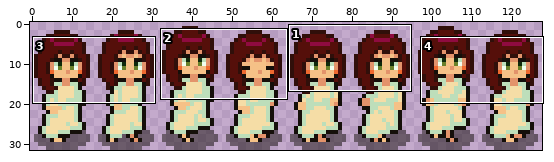
Sprite sheet -- Assets/Art/Sprites/People/Kay/player_nightgown_down_right.png. The picture above shows the old version from afar; the outline marks the close-up.
Close-up. Earlier state:
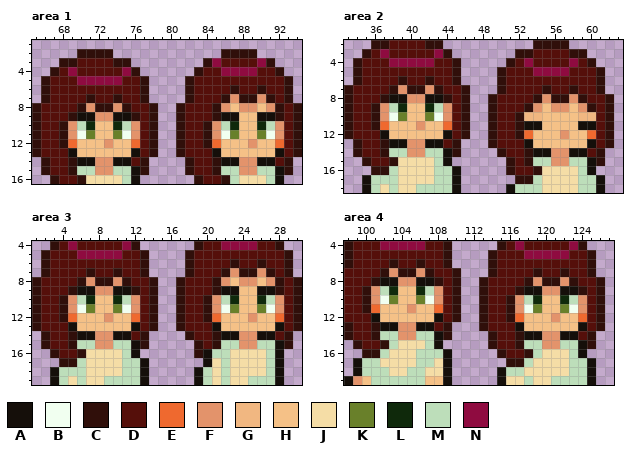
The file is 128x32 pixels. Colours within 5 levels of each other are drawn and written as one. Shown: area 1: x 65..94, y 1..16; area 2: x 33..63, y 2..18; area 3: x 1..30, y 4..19; area 4: x 98..127, y 4..19.
Palette (. is transparent): A #150f0a  B #f1fff0  C #300f0a  D #550f0a  E #ef692f  F #e3936b  G #f1b781  H #f5c187  J #f5dda6  K #69802a  L #0f290b  M #bddeba  N #8f0b40
Pixels before, area 1, first column x 65:
 2 .....CCCC............CCCC.....
 3 ...CCDDDDCC........CNDDDDNC...
 4 ..CDNDDDDDNC......CDDNNNNDDC..
 5 .CDDDNNNNNDDC....CDDDDDDDDDDC.
 6 .CDDDDDDDDDDC....CDDDDCDDCDDC.
 7 .CDDDDCDDCDDC....CDDDCFCCFCDC.
 8 CDDDDCFCCFCDDC..CDDDCFHFFHFCDC
 9 CDDDCAAFFAACDC..CDDDCAAHHAACDC
10 CDDCFMLHHLMFDC..CDDCFMLHHLMFDC
11 CDDCFBKHHKBFDC..CDDCFBKHHKBFDC
12 CDDCEHHHFHHEDC..CDDCEHHHFHHEDC
13 CDDDAHHHHHHADC..CDDDAHHHHHHADC
14 .CDDCAAFFAADC....CDDCAAFFAADC.
15 .CDDCMMFFMMAC....CDDCMMFFMMAC.
16 ..CDDCJJJJMA......CDDCMJJJMA..
Pixels before, area 2, first column x 33:
 2 ...CCDDDDCC..........CCCC.....
 3 ..CDNDDDDDNC.......CCDDDDCC...
 4 .CDDDNNNNNDDC.....CDNDDDDNDC..
 5 .CDDDDDDDDDDC....CDDDNNNNDDDC.
 6 .CDDDDCDDCDDC....CDDDDDDDDDDC.
 7 CDDDDCFCCFCDDC...CDDDDCDDCDDC.
 8 CDDDCAAFFAACDC..CDDDDCFCCFCDDC
 9 CDDCFMLHHLMFDC..CDDDCFHFFHFCDC
10 CDDCFBKHHKBFDC..CDDCGGHHHHGGDC
11 CDDCEHHHFHHEDC..CDDCAAHHHHAADC
12 CDDDAHHHHHHADC..CDDCEHHHFHHEDC
13 .CDDCAAFFAADC...CDDDAHHHHHHADC
14 .CDDCMMFFMMAC....CDDCAAFFAADC.
15 ..CDDCJJJJMA......CDCMMFFMMAC.
16 ...CCMJJJJMMA.....CDDCJJJJMA..
17 ..AMMMJJJJMMA......CCMJJJJMMA.
18 ..AMJMJJMMMMA.....AMMMJJJJMMA.
Pixels before, area 3, first column x 1:
 4 ..CDNDDDDDNC......CDDNNNNDDC..
 5 .CDDDNNNNNDDC....CDDDDDDDDDDC.
 6 .CDDDDDDDDDDC....CDDDDCDDCDDC.
 7 .CDDDDCDDCDDC....CDDDCFCCFCDC.
 8 CDDDDCFCCFCDDC..CDDDCFHFFHFCDC
 9 CDDDCAAFFAACDC..CDDDCAAHHAACDC
10 CDDCFMLHHLMFDC..CDDCFMLHHLMFDC
11 CDDCFBKHHKBFDC..CDDCFBKHHKBFDC
12 CDDCEHHHFHHEDC..CDDCEHHHFHHEDC
13 CDDDAHHHHHHADC..CDDDAHHHHHHADC
14 .CDDCAAFFAADC....CDDCAAFFAADC.
15 .CDDCMMFFMMAC.....CDCMMFFMMAC.
16 ..CDDCJJJJMA......CAMMJJJJMA..
17 ...CCMJJJJMMA......AJMJJJJMA..
18 ..AMMMJJJJMMA.....AMJMJJJJMA..
19 ..AMJMJJMMMMA.....AMJMJJMMMA..
Pixels before, area 4, first column x 98:
 4 CDDDNNNNNDDC.....CDNDDDDDNC..
 5 CDDDDDDDDDDC....CDDDNNNNNDDC.
 6 CDDDDCDDCDDC....CDDDDDDDDDDC.
 7 DDDDCFCCFCDDC...CDDDDCDDCDDC.
 8 DDDCAAFFAACDC..CDDDDCFCCFCDDC
 9 DDCFMLHHLMFDC..CDDDCAAFFAACDC
10 DDCFBKHHKBFDC..CDDCFMLHHLMFDC
11 DDCEHHHFHHEDC..CDDCFBKHHKBFDC
12 DDDAHHHHHHADC..CDDCEHHHFHHEDC
13 CDDCAAFFAADC...CDDDAHHHHHHADC
14 CDDCMMFFMMAC....CDDCAAFFAADC.
15 .CDDCMJJJMA.....CDDCMMFFMMAC.
16 ..CCMJJJMMMA.....CDDCMJJJMA..
17 .AMMJJJJMMJA......CCMJJJJMMA.
18 .AMMMJJMMJJA.....AMMJJJJJMMA.
19 AFHMMMMMMHHA.....AJJMJJMMMMA.
After the commit:
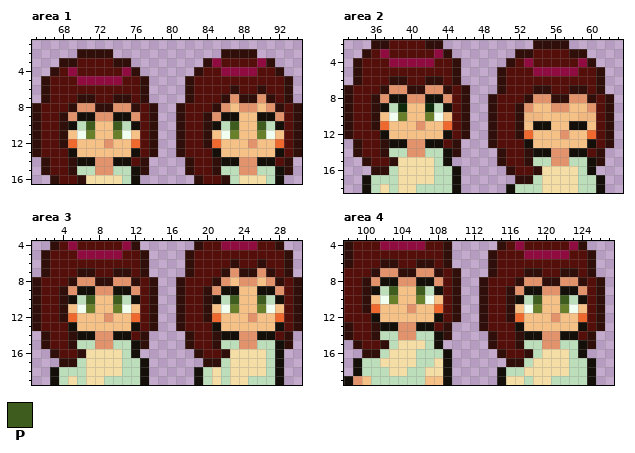
Colours new in this view: P #3d5c1e
Diff:
Area 1:
y 7: x 70 D -> C; x 75 D -> C
y 8: x 69..70 DC -> CF; x 75..76 CD -> FC
y 9: x 68..69 DC -> CF; x 76 C -> F; x 84..85 DC -> CF; x 92 C -> F
y 10: x 69 F -> A; x 71 L -> P; x 74 L -> P; x 76 F -> A; x 85 F -> A; x 87 L -> P; x 90 L -> P; x 92 F -> A
y 11: x 69 F -> H; x 76 F -> H; x 85 F -> H; x 92 F -> H
Area 2:
y 4: x 58..59 ND -> DN
y 5: x 58 D -> N
y 6: x 38 D -> C; x 43 D -> C
y 7: x 37..38 DC -> CF; x 43..44 CD -> FC; x 54 D -> C; x 59 D -> C
y 8: x 36..37 DC -> CF; x 44 C -> F; x 53..54 DC -> CF; x 59..60 CD -> FC
y 9: x 37 F -> A; x 44 F -> A; x 52..54 DCF -> CFH; x 59..60 FC -> HF
y 10: x 37 F -> H; x 44 F -> H
y 11: x 53 A -> H; x 55 H -> A; x 58 H -> A; x 60 A -> H
y 15: x 50..51 .C -> CD
Area 3:
y 7: x 6 D -> C; x 11 D -> C
y 8: x 5..6 DC -> CF; x 11..12 CD -> FC
y 9: x 4..5 DC -> CF; x 12 C -> F; x 20..21 DC -> CF; x 28 C -> F
y 10: x 5 F -> A; x 7 L -> P; x 10 L -> P; x 12 F -> A; x 21 F -> A; x 23 L -> P; x 26 L -> P; x 28 F -> A
y 11: x 5 F -> H; x 12 F -> H; x 21 F -> H; x 28 F -> H
y 15: x 18..19 .C -> CD
y 16: x 20..22 AMM -> DDC
y 17: x 20..21 AJ -> CC
Area 4:
y 6: x 102 D -> C; x 107 D -> C
y 7: x 101..102 DC -> CF; x 107..108 CD -> FC; x 118 D -> C; x 123 D -> C
y 8: x 100..101 DC -> CF; x 108 C -> F; x 117..118 DC -> CF; x 123..124 CD -> FC
y 9: x 101 F -> A; x 103 L -> P; x 106 L -> P; x 108 F -> A; x 116..117 DC -> CF; x 124 C -> F
y 10: x 101 F -> H; x 108 F -> H; x 117 F -> A; x 119 L -> P; x 122 L -> P; x 124 F -> A
y 11: x 117 F -> H; x 124 F -> H
